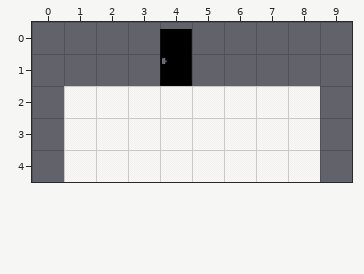
Tiled map -- img/map_pro_tmx/house1_hallway1.tmx. Above: the version before the commit.
Cells are 32x32 px. Shown: x 0..9, y 0..4. Not drawn, because the pictures are missing: unchanged layer "layer2".
Once edited:
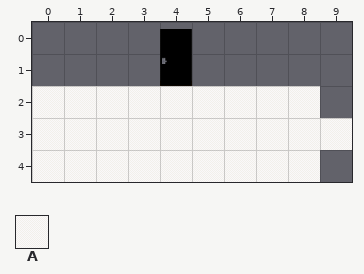
Key: from "add_more": A 311.
_ is an empty cell.
From old to new:
Layer "layer0":
y 2: x 0 _ -> A
y 3: x 0 _ -> A; x 9 _ -> A
y 4: x 0 _ -> A
